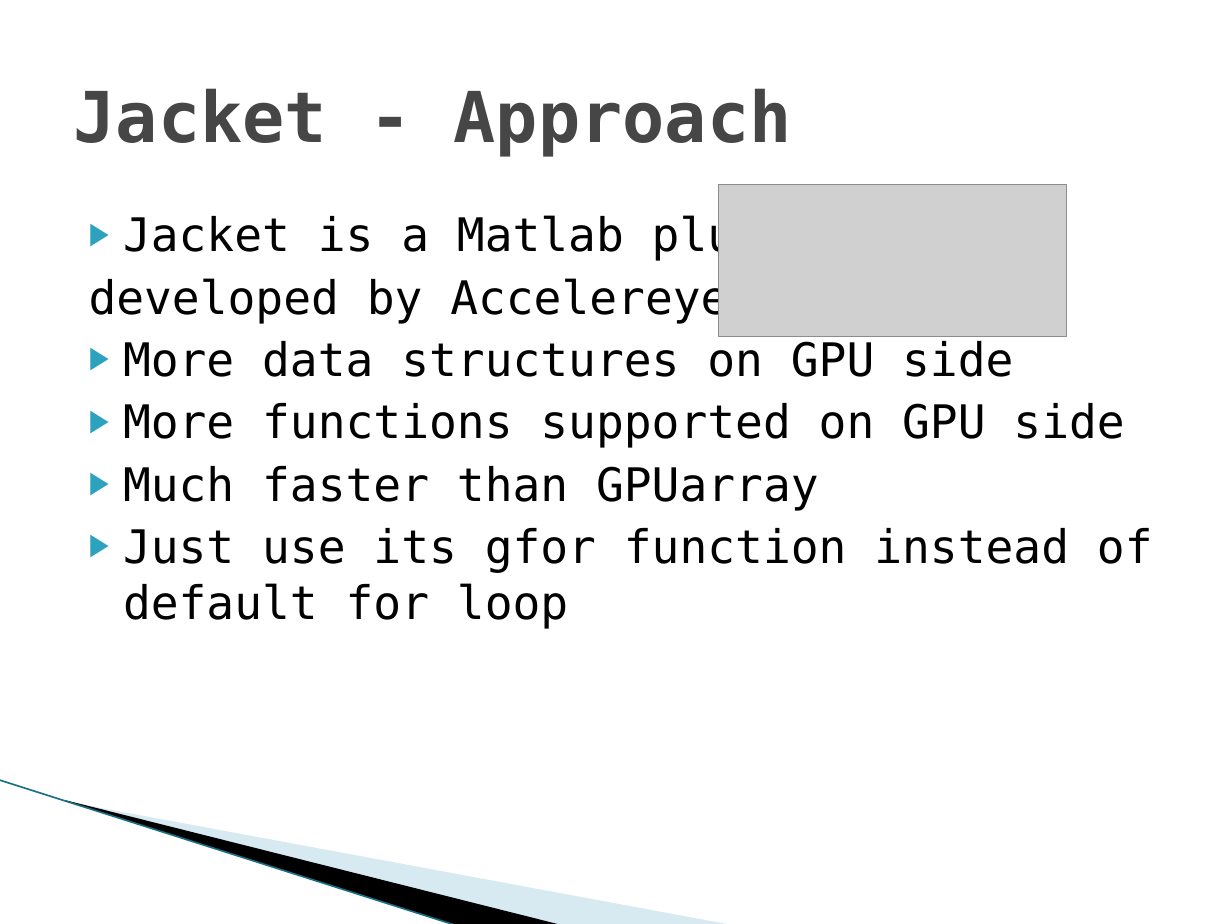
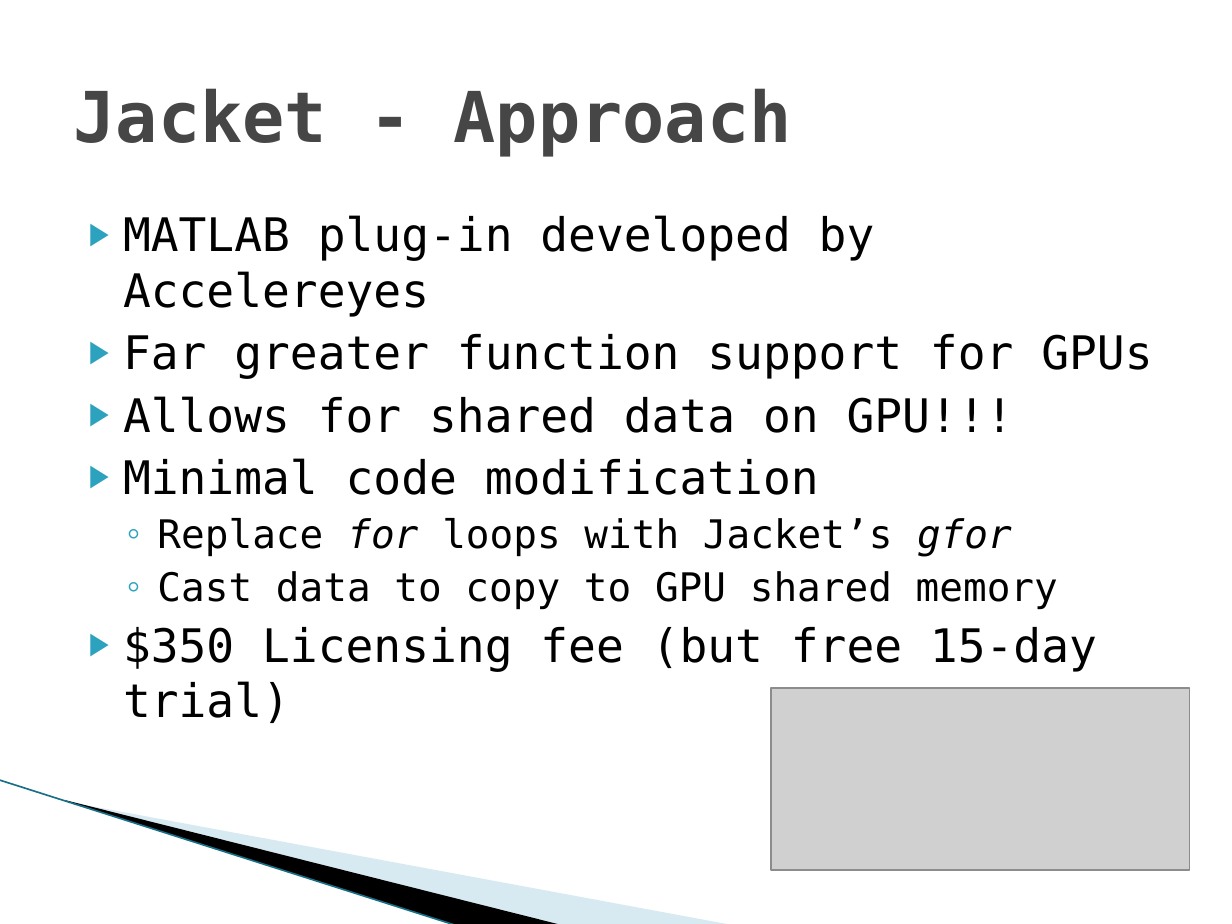
Before and after one commit to Keripo/DancingMonkeysAccelerated, a slide deck: slide 9 of final/presentation.pptx (slide 8 before the commit). Drawn at 1232x924 pixels with LibreOffice and Linux fonts; fonts in the diff are those of the drawing; grey boxes stand for pictures; background and template pictures are left out. Boxes give left, top, right and bottom in pixels: in the first picture for what was removed or moved away, otherwise in the second. Text is boxed around its words. In the diff, an @@ line names an element or a change of style, - is before the commit and + after.

Commit message:
updated presentation

```diff
--- a/final/presentation.pptx
+++ b/final/presentation.pptx
@@ text at box(123, 215, 1152, 723): text changed @@
-▶ Jacket is a Matlab plug-in
-developed by Accelereyes.
-▶ More data structures on GPU side
-▶ More functions supported on GPU side
-▶ Much faster than GPUarray
-▶ Just use its gfor function instead of default for loop
+▶ MATLAB plug-in developed by Accelereyes
+▶ Far greater function support for GPUs
+▶ Allows for shared data on GPU!!!
+▶ Minimal code modification
+  ◦ Replace for loops with Jacket’s gfor
+  ◦ Cast data to copy to GPU shared memory
+▶ $350 Licensing fee (but free 15-day trial)
@@ picture: place and size @@
-picture at box(718, 185, 1066, 336)
+picture at box(771, 687, 1190, 870)
```
Also in this commit, not shown: 5 other slides changed, 11 slides added, 6 slides removed.
